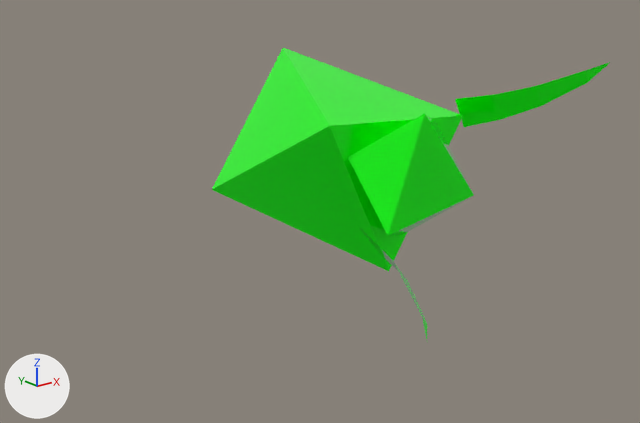
The OBJ model 3-3D_light_inter/0-data/mtg_obj/usm_12_Beer_2018-07-08_6.obj as it was, and as the next commit left it.
Before and after are seen from a camera (50 mm lens) standing at (15.43, -9.75, 262.69) and looking at (21.46, -2.2, 259.68). The axes (+X, +Y, +Z) are drawn at lower left. The lights are the same throughout. The picture after the commit comes second. Where no turn or scale is listed for an object, it has been applied to the vertices.

The first picture shows 'vid_3', 'vid_4', 'vid_5', 'vid_6'.
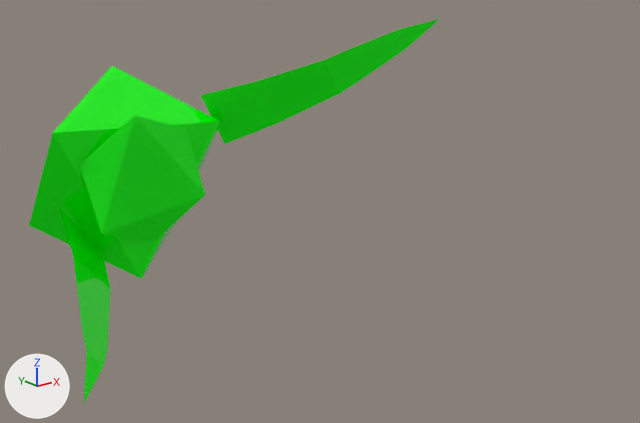
What differs and where, as boxes [x1, y1, x2, y2] in the pictures (640 x 423 px):
'vid_3', moved, rescaled (23% narrower): before [212, 48, 463, 271]; after [29, 66, 221, 279]
'vid_5', moved, rescaled: before [348, 113, 474, 236]; after [80, 115, 205, 241]
'vid_4', reshaped (53% wider, 91% taller): before [455, 62, 610, 127]; after [201, 19, 439, 144]
'vid_6', reshaped (22% narrower, 75% taller): before [360, 228, 427, 339]; after [59, 208, 111, 403]
part 2 of me_vid_4, deleted (green): before [455, 62, 610, 127]
part 3 of me_vid_4, added (green): after [201, 19, 439, 144]
part 5 of me_vid_6, deleted: before [360, 228, 427, 339]
part 6 of me_vid_6, added (green): after [59, 208, 111, 403]

What changed in the scene script:
```text
Change me_vid_3:
    remove me_vid_3.from_pydata(...)  # 6 vertices, 8 faces; spans x 21.39..23.61, y -2.36..0.0, z 258.76..261.24
    add me_vid_3.from_pydata(...)  # 6 vertices, 8 faces; spans x 18.91..21.09, y -0.75..0.0, z 258.79..261.21
    me_vid_3 part 1: the whole mesh is scaled about its middle by (0.98, 0.318, 0.98), then moved by (-2.5, 0.8, 0.0)
Change me_vid_4:
    verts and faces of me_vid_4; kept vertices keep their numbers, new ones are numbered from 9
    remove me_vid_4.from_pydata(...)  # 9 vertices, 7 faces; spans x 23.546..24.98, y -3.473..-2.271, z 260.364..261.208
    add me_vid_4.from_pydata(...)  # 11 vertices, 9 faces; spans x 20.923..23.489, y -2.016..-0.591, z 260.203..261.699
    me_vid_4 part 2
    add delete_vertices([*range(0, 9)])  # with the faces that use them
    me_vid_4 part 3
    add verts[9] = (20.923, -0.591, 260.85)  # pixel (200, 95)
    add verts[10] = (21.404, -1.065, 261.024)  # pixel (256, 81)
    add verts[11] = (22.074, -1.547, 261.276)  # pixel (325, 59)
    add verts[12] = (22.315, -1.63, 261.371)  # pixel (345, 50)
    add verts[13] = (22.976, -1.853, 261.599)  # pixel (399, 29)
    add verts[14] = (21.239, -0.591, 260.203)  # pixel (224, 144)
    add verts[15] = (21.672, -1.065, 260.474)  # pixel (275, 124)
    add verts[16] = (22.283, -1.547, 260.846)  # pixel (339, 93)
    add verts[17] = (22.506, -1.63, 260.978)  # pixel (357, 82)
    add verts[18] = (23.093, -1.853, 261.358)  # pixel (406, 48)
    add verts[19] = (23.489, -2.016, 261.699)  # pixel (439, 19)
    add faces += [(9, 14, 15), (10, 15, 16), (11, 16, 17), (12, 17, 18), (9, 15, 10), (10, 16, 11)]
    add faces += [(11, 17, 12), (12, 18, 13), (13, 18, 19)]
Change me_vid_5:
    remove me_vid_5.from_pydata(...)  # 6 vertices, 8 faces; spans x 21.74..23.26, y -2.91..-2.36, z 259.19..260.81
    add me_vid_5.from_pydata(...)  # 6 vertices, 8 faces; spans x 19.26..20.74, y -0.91..-0.75, z 259.22..260.78
    me_vid_5 part 4: the whole mesh is scaled about its middle by (0.971, 0.296, 0.971), then moved by (-2.5, 1.8, 0.0)
Change me_vid_6:
    verts and faces of me_vid_6; kept vertices keep their numbers, new ones are numbered from 11
    remove me_vid_6.from_pydata(...)  # 11 vertices, 9 faces; spans x 21.14..21.92, y -4.27..-2.67, z 258.91..259.6
    add me_vid_6.from_pydata(...)  # 9 vertices, 7 faces; spans x 18.25..19.57, y -2.77..-0.48, z 258.6..259.76
    me_vid_6 part 5
    add delete_vertices([*range(0, 11)])  # with the faces that use them
    me_vid_6 part 6
    add verts[11] = (19.57, -0.48, 259.17)
    add verts[12] = (19.25, -1.33, 259.0)  # pixel (110, 289)
    add verts[13] = (18.76, -2.22, 258.77)  # pixel (107, 350)
    add verts[14] = (18.63, -2.43, 258.74)  # pixel (103, 365)
    add verts[15] = (19.09, -0.48, 259.76)  # pixel (58, 207)
    add verts[16] = (18.86, -1.33, 259.49)  # pixel (73, 255)
    add verts[17] = (18.53, -2.22, 259.06)  # pixel (82, 329)
    add verts[18] = (18.47, -2.43, 258.94)  # pixel (86, 351)
    add verts[19] = (18.25, -2.77, 258.6)  # pixel (83, 403)
    add faces += [(11, 15, 16), (12, 16, 17), (13, 17, 18), (11, 16, 12), (12, 17, 13), (13, 18, 14)]
    add faces += [(14, 18, 19)]
```
